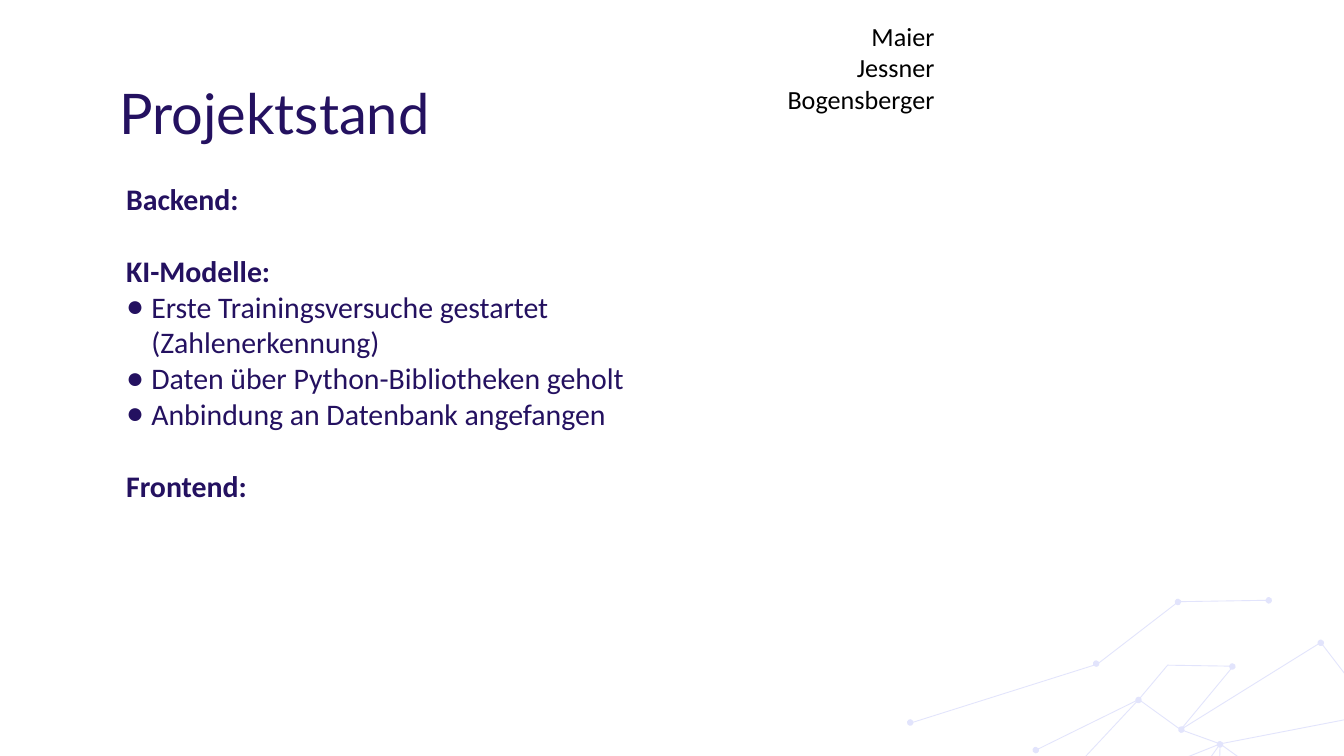
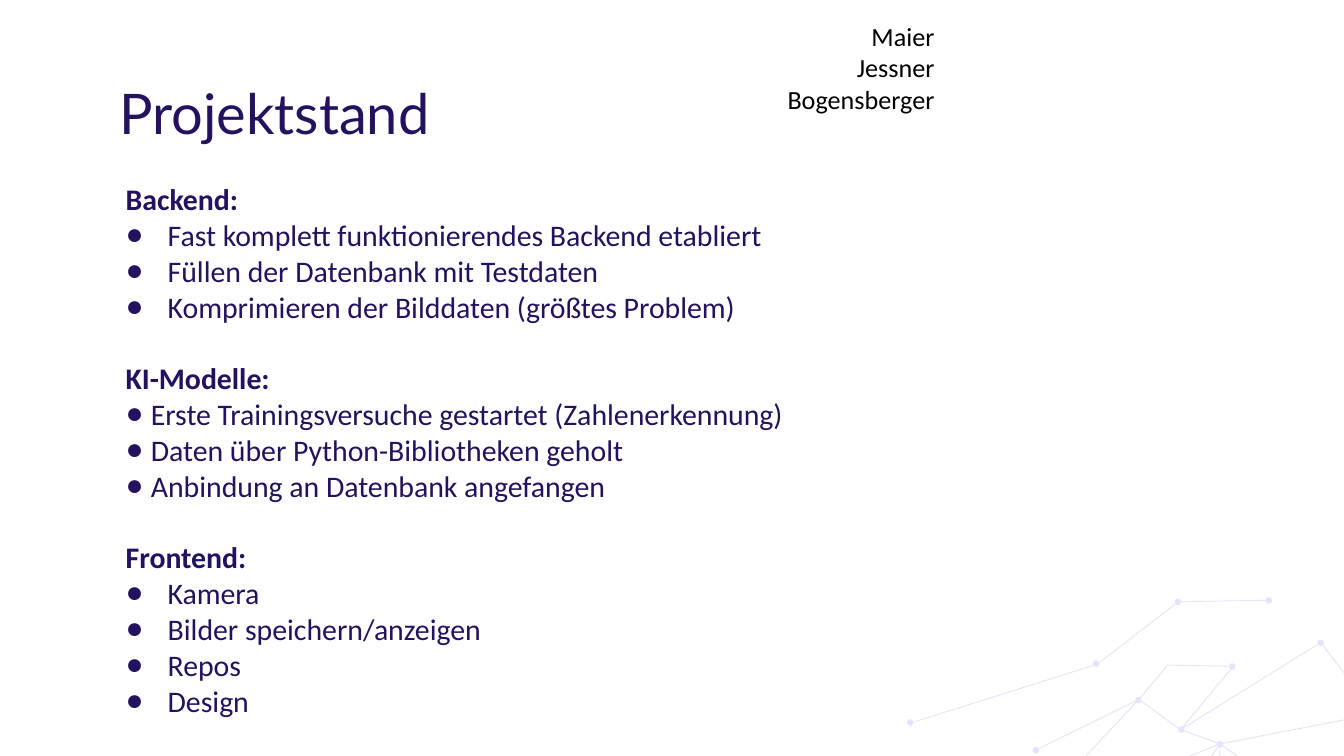
Before and after one commit to huthuthiddeli/DermaAI, a slide deck: slide 19 of documents/DA11_DermaAI_Präsentation1.pptx. Drawn at 1344x756 pixels with LibreOffice and Linux fonts; fonts in the diff are those of the drawing; background and template pictures are left out. Boxes give left, top, right and bottom in pixels: in the first picture for what was removed or moved away, otherwise in the second. Text is boxed around its words. In the diff, an @@ line names an element or a change of style, - is before the commit and + after.

Commit message:
added several models, api, and backend connection

```diff
--- a/documents/DA11_DermaAI_Präsentation1.pptx
+++ b/documents/DA11_DermaAI_Präsentation1.pptx
@@ subtitle at (168,225,761,323): paragraphs added @@
+● Fast komplett funktionierendes Backend etabliert
+● Füllen der Datenbank mit Testdaten
+● Komprimieren der Bilddaten (größtes Problem)
@@ subtitle at (168,585,481,717): paragraphs added @@
+● Kamera
+● Bilder speichern/anzeigen
+● Repos
+● Design
```
Also in this commit, not shown: 1 other slide changed, 2 slides added, 1 slide removed, 22 other files.
